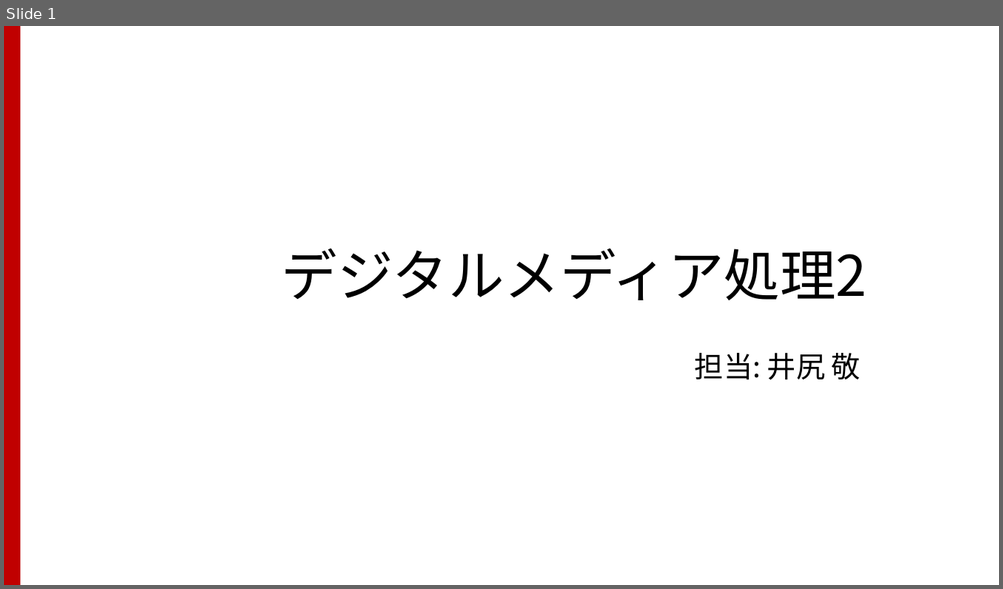
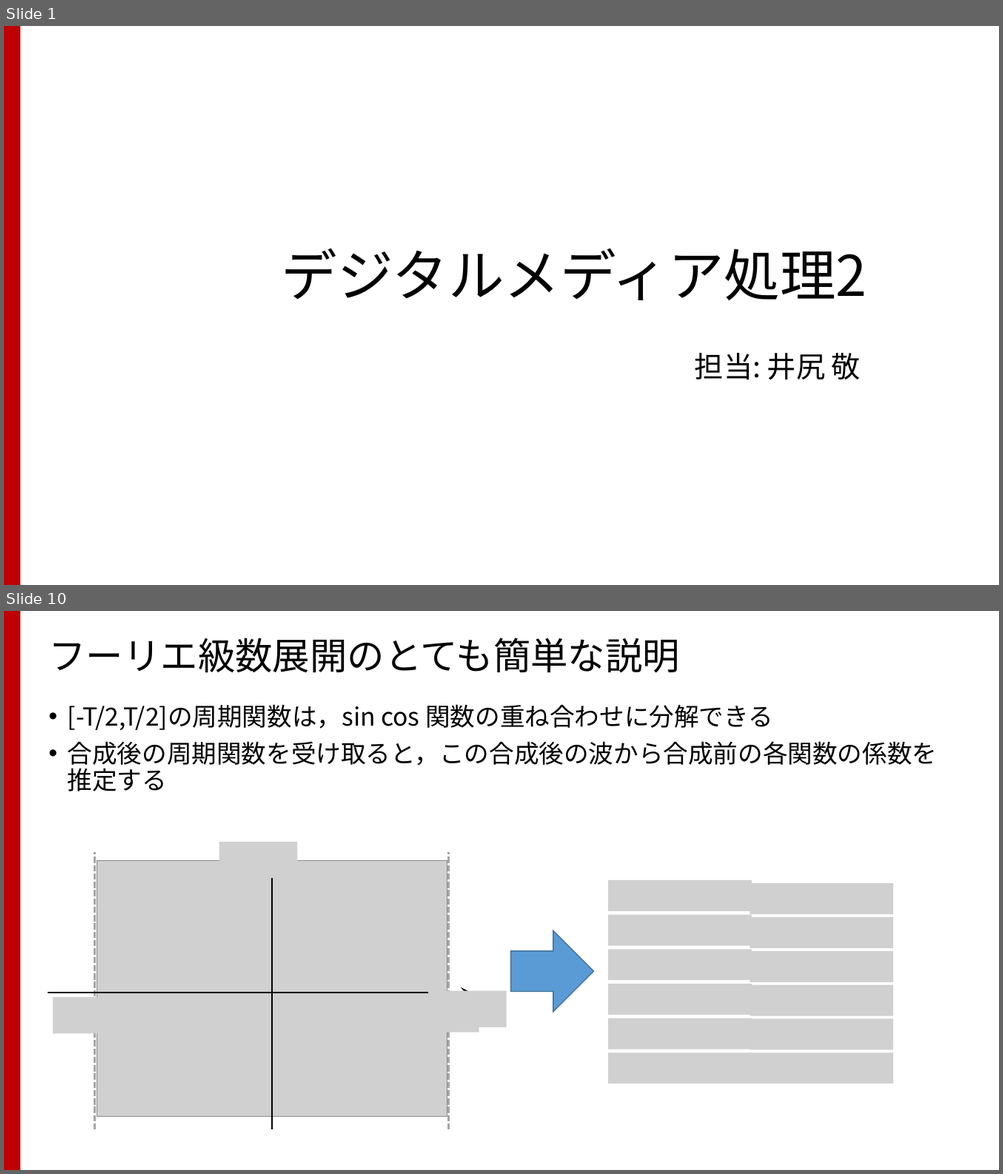
Before and after one commit to TakashiIjiri/TakashiIjiri.github.io, a slide deck: classes/dm2017/DigitalMedia2_4a.pptx. Shown one above the other, each under a label of ours: slide 1 before the commit, slides 1 and 10 after it; the slides between them are not shown. The pictures are 1003x589 and 1003x1174 pixels, drawn with LibreOffice and Linux fonts; fonts in the diff are those of the drawing; grey boxes stand for pictures. Boxes give left, top, right and bottom in pixels: in the first picture for what was removed or moved away, otherwise in the second. Text is boxed around its words. In the diff, an @@ line names an element or a change of style, - is before the commit and + after.

```diff
--- a/classes/dm2017/DigitalMedia2_4a.pptx
+++ b/classes/dm2017/DigitalMedia2_4a.pptx
@@ slide 10 added at [4,611,999,1170], background #FFFFFF; not listed: 1 template element that a slide beside it also shows @@
@@ title added at [48,638,680,672], 36 pt, text #000000 @@
+フーリエ級数展開のとても簡単な説明
@@ text added at [68,704,937,792], 24 pt, text #000000 @@
+• [-T/2,T/2]の周期関数は，sin cos 関数の重ね合わせに分解できる
+• 合成後の周期関数を受け取ると，この合成後の波から合成前の各関数の係数を推定する
@@ picture added at [219,843,297,879] @@
@@ group added at [47,853,471,1130]: 2 lines, 2 arrows @@
@@ picture added at [96,861,447,1117] @@
@@ picture added at [609,880,751,911] @@
@@ picture added at [749,883,893,914] @@
@@ picture added at [609,914,751,946] @@
@@ picture added at [749,917,893,949] @@
@@ right arrow added at [511,931,594,1011], fill #5B9BD5, outline #43739E 1 pt @@
@@ picture added at [609,950,751,981] @@
@@ picture added at [749,951,893,982] @@
@@ picture added at [609,984,751,1015] @@
@@ picture added at [749,985,893,1017] @@
@@ picture added at [53,997,131,1034] @@
@@ picture added at [401,996,479,1033] @@
@@ picture added at [429,991,507,1028] @@
@@ picture added at [609,1019,751,1050] @@
@@ picture added at [749,1019,893,1051] @@
@@ picture added at [609,1054,751,1085] @@
@@ picture added at [749,1054,893,1085] @@
```
Also in this commit, not shown: 14 other slides added, 37 slides removed, 12 other files.
